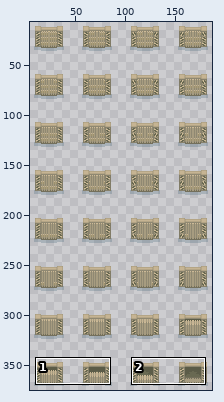
Two versions of one sprite sheet, assets/images/heavy_door.png. Above, an overview of the earlier version with the close-up marked.
Close-up. First the earlier version:
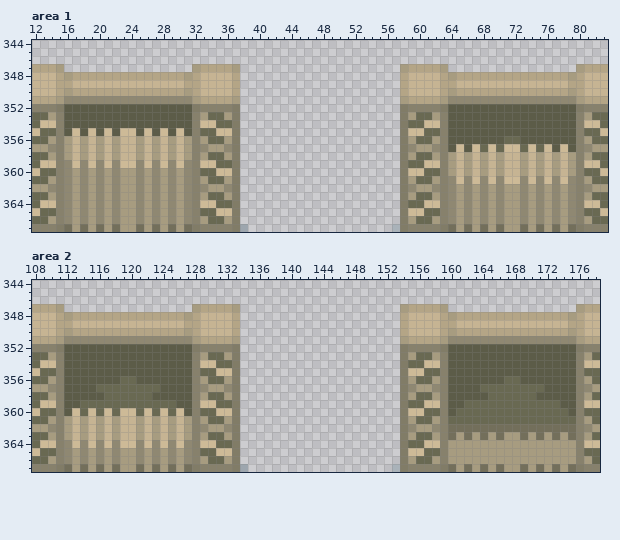
The file is 192x384 pixels. Colours within 5 levels of each other are drawn and written as one. Shown: area 1: x 12..83, y 344..367; area 2: x 108..178, y 344..367. The wide view leaves out empty margins.
After the commit:
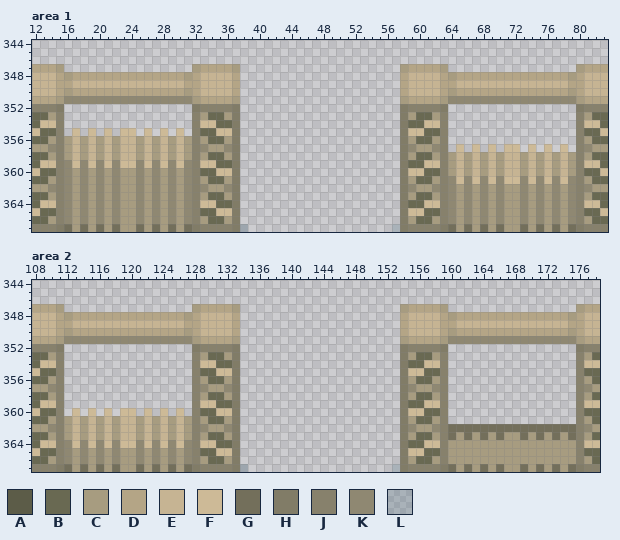
Palette (. is transparent): A #5c5c48  B #696952  C #a79c80  D #b4a586  E #c6b493  F #cdba97  G #736f5b  H #817c67  J #87816c  K #8f8872  L #14425c32
Change:
Area 1:
Colour A is removed in rows 352 to 354 at x 16 to 31 and 64 to 79; in row 355 at x 16, 18, 20, 22, 25, 27, 29, 31 and 64 to 79; in row 356 at x 64 to 70 and 73 to 79; in row 357 at x 64, 66, 77 and 79.
Colour B is removed in row 356 at x 71 to 72; in row 357 at x 68, 70, 73 and 75.
Area 2:
Colour A is removed in rows 352 to 355 at x 112 to 127 and 160 to 175; in row 356 at x 112 to 118, 121 to 127, 160 to 166 and 169 to 175; in row 357 at x 112 to 115, 124 to 127, 160 to 163 and 172 to 175; in row 358 at x 112 to 116, 123 to 127, 160 to 164 and 171 to 175; in row 359 at x 112 to 113, 126 to 127, 160 to 161 and 174 to 175; in row 360 at x 112, 127, 160 and 175.
Colour B is removed in row 356 at x 119 to 120 and 167 to 168; in row 357 at x 116 to 123 and 164 to 171; in row 358 at x 117 to 122 and 165 to 170; in row 359 at x 114 to 125 and 162 to 173; in row 360 at x 114, 116, 118, 121, 123, 125 and 161 to 174; in row 361 at x 160 to 175.
Where, in picture pixels (left, top, right, bottom), the same in both close-ups:
erased: (64, 104, 192, 136)
erased: (448, 104, 576, 152)
erased: (64, 344, 192, 416)
erased: (448, 344, 576, 424)
